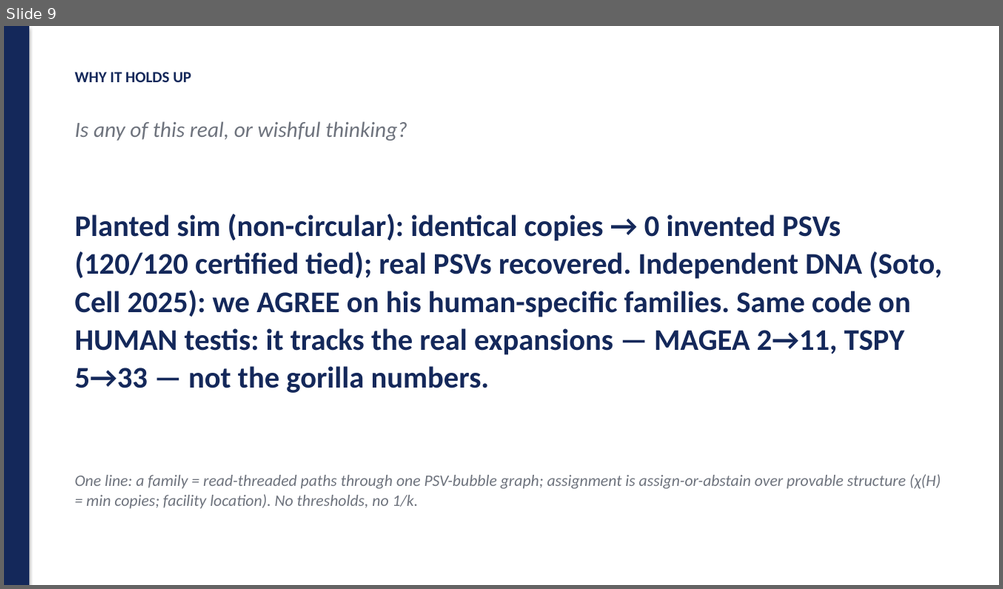
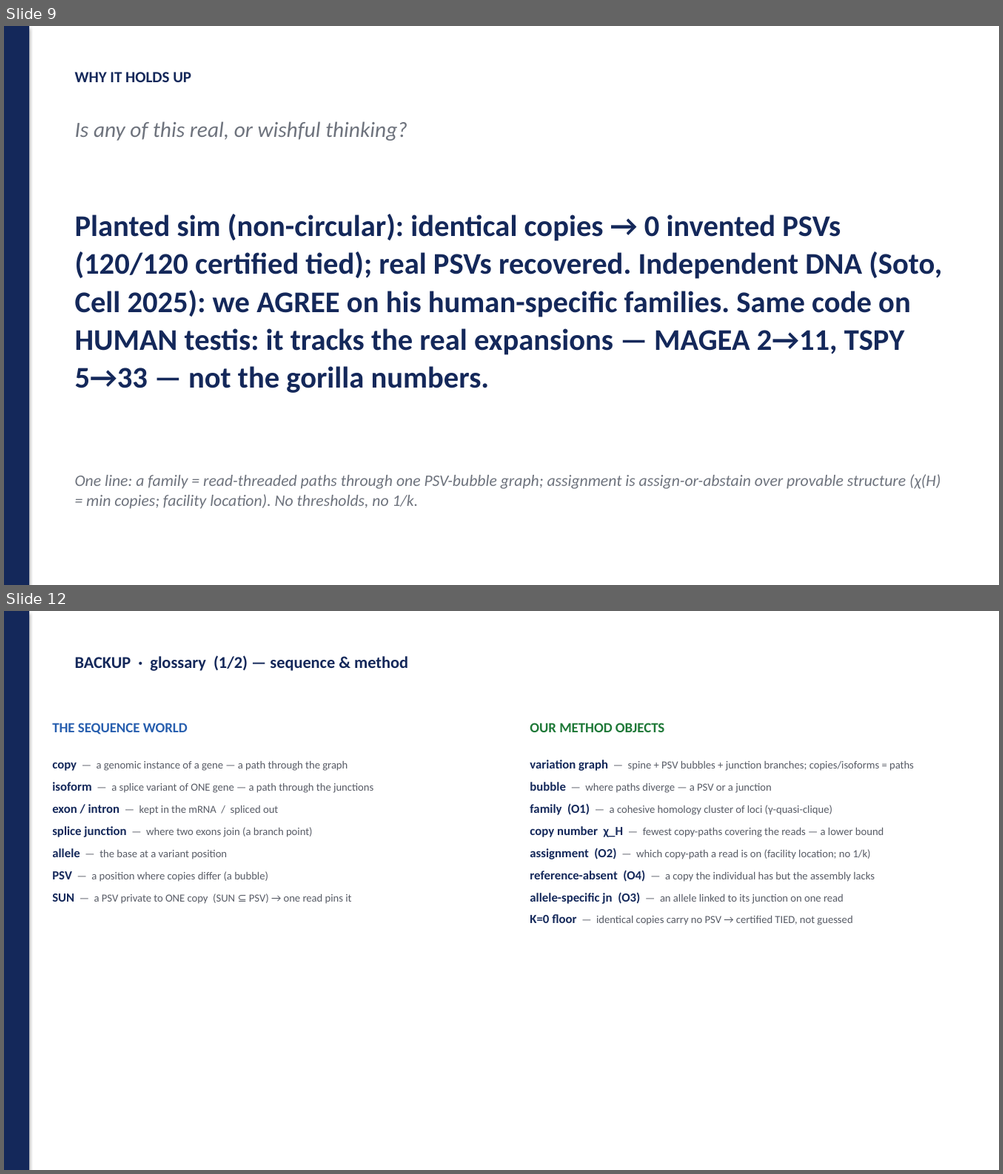
Before and after one commit to juanfraitu1/Rustle, a slide deck: bench/slides/method_punchlines.pptx. Shown one above the other, each under a label of ours: slide 9 before the commit, slides 9 and 12 after it; the slides between them are not shown. The pictures are 1003x589 and 1003x1174 pixels, drawn with LibreOffice and Linux fonts; fonts in the diff are those of the drawing. Boxes give left, top, right and bottom in pixels: in the first picture for what was removed or moved away, otherwise in the second. Text is boxed around its words. In the diff, an @@ line names an element or a change of style, - is before the commit and + after.

```diff
--- a/bench/slides/method_punchlines.pptx
+++ b/bench/slides/method_punchlines.pptx
@@ slide 12 added at (4, 611, 999, 1170), background #FFFFFF @@
@@ rectangle added at (4, 611, 29, 1170), fill #14285A @@
@@ text added at (75, 655, 408, 671), 16 pt, text #14285A, bold @@
+BACKUP · glossary (1/2) — sequence & method
@@ text added at (52, 723, 188, 735), 13.5 pt, text #285FAF, bold @@
+THE SEQUENCE WORLD
@@ text added at (529, 723, 665, 732), 13.5 pt, text #1E7837, bold @@
+OUR METHOD OBJECTS
@@ text added at (52, 761, 373, 904), 10.5 pt, text #585C66 @@
+copy — a genomic instance of a gene — a path through the graph
+isoform — a splice variant of ONE gene — a path through the junctions
+exon / intron — kept in the mRNA / spliced out
+splice junction — where two exons join (a branch point)
+allele — the base at a variant position
+PSV — a position where copies differ (a bubble)
+SUN — a PSV private to ONE copy (SUN ⊆ PSV) → one read pins it
@@ text added at (529, 760, 913, 925), 10.5 pt, text #585C66 @@
+variation graph — spine + PSV bubbles + junction branches; copies/isoforms = paths
+bubble — where paths diverge — a PSV or a junction
+family (O1) — a cohesive homology cluster of loci (γ-quasi-clique)
+copy number χ_H — fewest copy-paths covering the reads — a lower bound
+assignment (O2) — which copy-path a read is on (facility location; no 1/k)
+reference-absent (O4) — a copy the individual has but the assembly lacks
+allele-specific jn (O3) — an allele linked to its junction on one read
+K=0 floor — identical copies carry no PSV → certified TIED, not guessed
```
Also in this commit, not shown: 1 slide changed, 3 other slides added, 6 other files.
